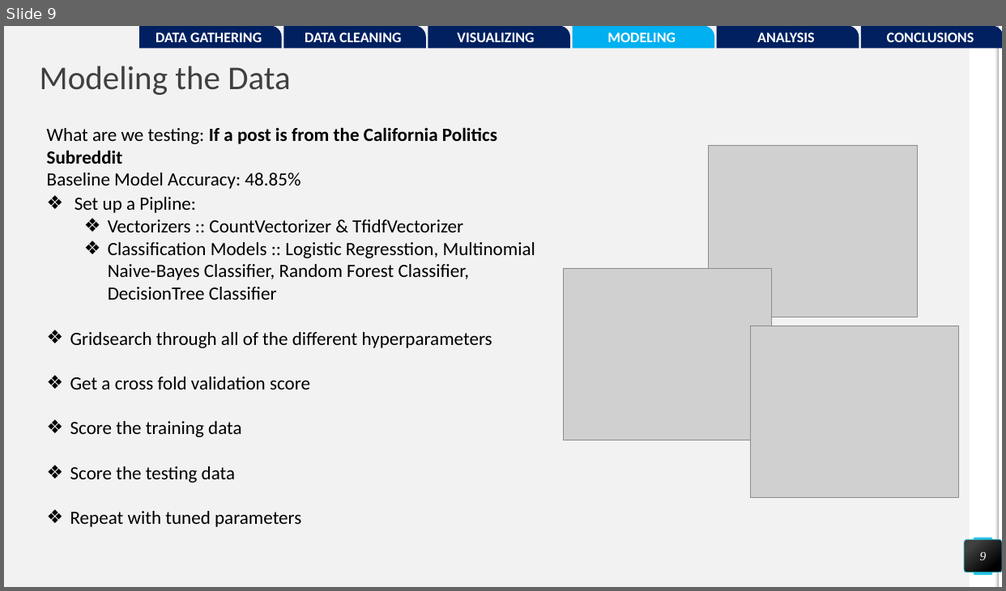
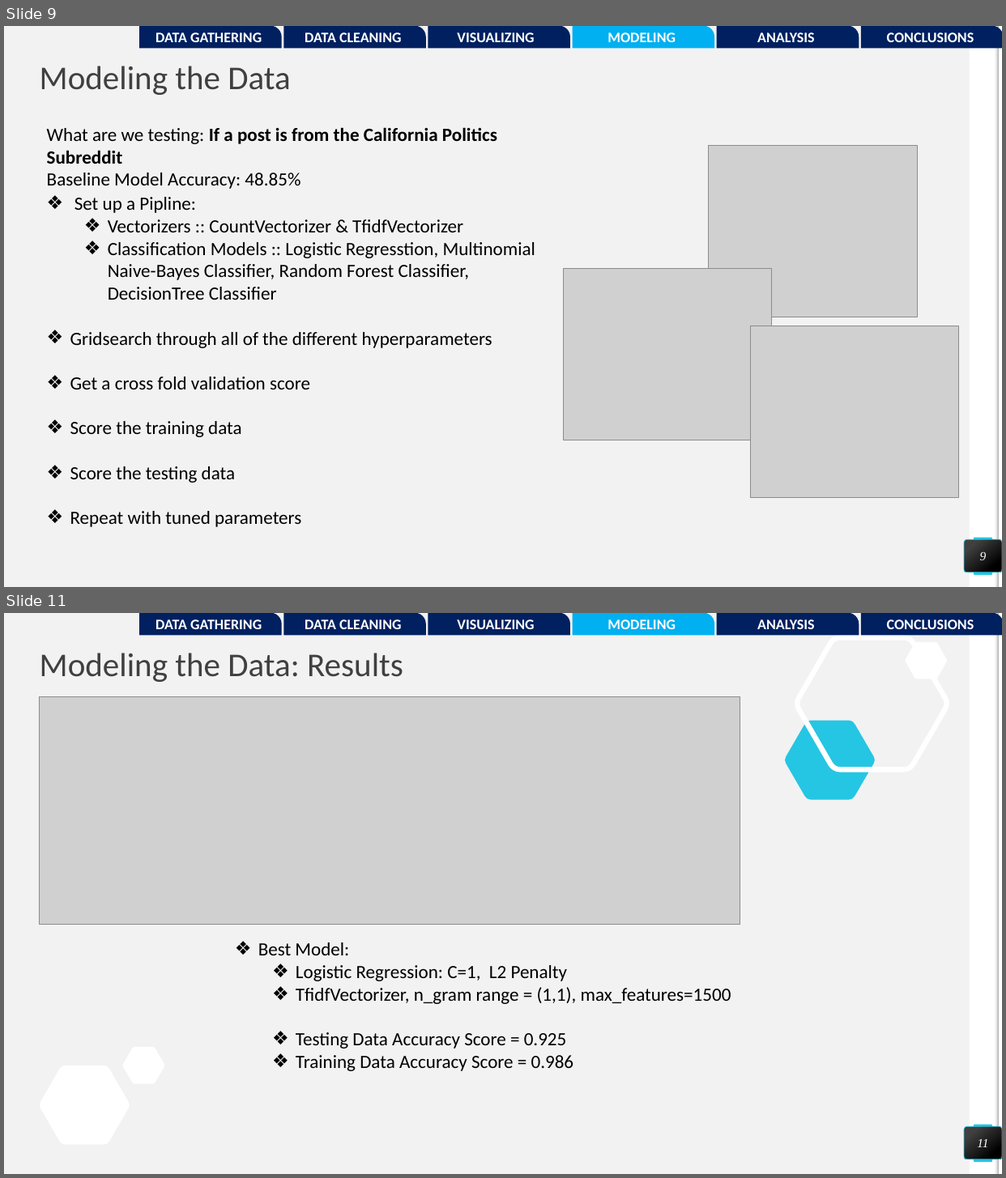
Before and after one commit to pwalesdi/GA_Project_3, a slide deck: Subreddit_Presentation.pptx. Shown one above the other, each under a label of ours: slide 9 before the commit, slides 9 and 11 after it; the slides between them are not shown. The pictures are 1006x591 and 1006x1178 pixels, drawn with LibreOffice and Linux fonts; fonts in the diff are those of the drawing; grey boxes stand for pictures. Boxes give left, top, right and bottom in pixels: in the first picture for what was removed or moved away, otherwise in the second. Text is boxed around its words. In the diff, an @@ line names an element or a change of style, - is before the commit and + after.

```diff
--- a/Subreddit_Presentation.pptx
+++ b/Subreddit_Presentation.pptx
@@ slide 11 added at (4, 613, 1002, 1174), background #F2F2F2; not listed: 4 template elements that a slide beside it also shows @@
@@ round rect added at (139, 613, 282, 636), fill #002060, 14 pt, text #FFFFFF, bold @@
+DATA GATHERING
@@ round rect added at (284, 613, 426, 636), fill #002060, 14 pt, text #FFFFFF, bold @@
+DATA CLEANING
@@ round rect added at (428, 613, 571, 636), fill #002060, 14 pt, text #FFFFFF, bold @@
+VISUALIZING
@@ round rect added at (572, 613, 714, 636), fill #00B0F0, 14 pt, text #FFFFFF, bold @@
+MODELING
@@ round rect added at (717, 613, 859, 636), fill #002060, 14 pt, text #FFFFFF, bold @@
+ANALYSIS
@@ round rect added at (861, 613, 1002, 636), fill #002060, 14 pt, text #FFFFFF, bold @@
+CONCLUSIONS
@@ title added at (40, 653, 403, 682), 32 pt, text #404040 @@
+Modeling the Data: Results
@@ freeform shape added at (797, 637, 948, 769), outline #FFFFFF 5 pt @@
@@ freeform shape added at (906, 642, 948, 679), fill #FFFFFF @@
@@ picture added at (39, 697, 740, 924) @@
@@ freeform shape added at (785, 721, 876, 800), fill #25C6E3 @@
@@ text added at (258, 943, 731, 1071), 18 pt, text #000000 @@
+❖ Best Model:
+  ❖ Logistic Regression: C=1, L2 Penalty
+  ❖ TfidfVectorizer, n_gram range = (1,1), max_features=1500
+  ❖ Testing Data Accuracy Score = 0.925
+  ❖ Training Data Accuracy Score = 0.986
@@ freeform shape added at (123, 1047, 165, 1084), fill #FFFFFF @@
@@ freeform shape added at (39, 1066, 130, 1145), fill #FFFFFF @@
@@ page number added at (965, 1127, 1002, 1160), fill gradient #404040 to #000000, outline #25C6E3 0.5 pt, 12 pt, text #FFFFFF, italic @@
+11
```
Also in this commit, not shown: 2 slides changed, 7 other slides added, 5 slides removed, 5 other files.
